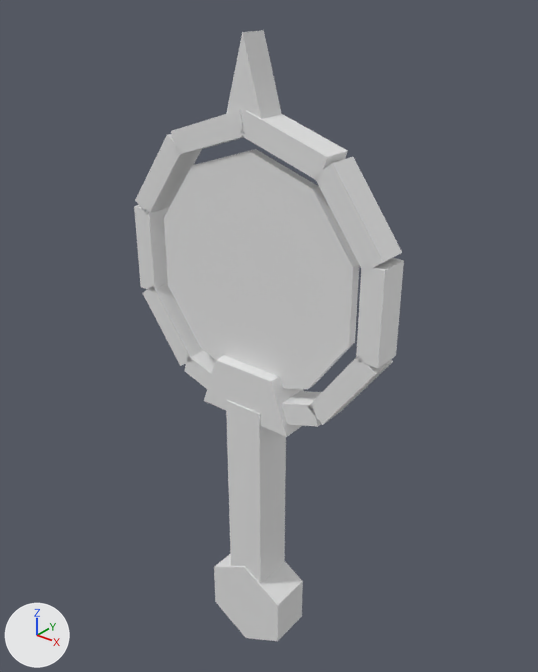
One commit to the OBJ model assets/models/items/rear_mirror.obj: the scene before it, then after it.
Before and after are seen from a 50 mm lens placed at (1.54, -1.85, 1.85), pointed at (-0.01, 0.09, 0.65). The axes (+X, +Y, +Z) are drawn at lower left. The lights are the same throughout. The picture after the commit comes second. Materials are left out; every surface is plain grey. Where no turn or scale is listed for an object, it has been applied to the vertices.

The first picture shows 'rear_mirror'.
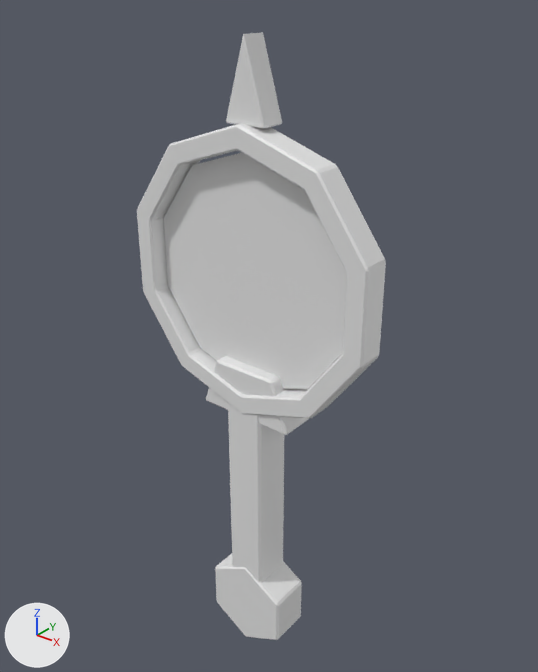
What differs and where, as boxes [x1, y1, x2, y2] in the pictures (538 x 672 px):
```json
{"object": "rear_mirror", "change": "reshaped", "before": [134, 30, 404, 641], "after": [137, 32, 386, 640], "on screen": "8% narrower"}
{"part": 1, "of": "me_rear_mirror", "change": "added", "after": [137, 123, 386, 419]}
{"part": 2, "of": "me_rear_mirror", "change": "rebuilt", "before": [226, 400, 286, 584], "after": [228, 403, 284, 582], "on screen": "7% narrower"}
{"part": 3, "of": "me_rear_mirror", "change": "rebuilt", "before": [204, 355, 304, 437], "after": [206, 356, 308, 435]}
{"part": 4, "of": "me_rear_mirror", "change": "rebuilt", "before": [226, 30, 282, 119], "after": [226, 32, 282, 128]}
{"part": 5, "of": "me_rear_mirror", "change": "deleted", "before": [134, 134, 404, 425]}
{"part": 6, "of": "me_rear_mirror", "change": "reshaped", "before": [164, 110, 359, 427], "after": [164, 153, 347, 389]}
{"part": 7, "of": "me_rear_mirror", "change": "cut back", "before": [214, 554, 303, 641], "after": [215, 553, 302, 640]}
```

Scene script edits in JSON lines:
```json
{"block": "me_rear_mirror", "where": "# used by ob_rear_mirror; location = (0.0, 0.0, 0.0)"}
{"op": "remove", "block": "me_rear_mirror", "code": "me_rear_mirror.from_pydata(...)  # 134 vertices, 141 faces; spans x -0.53..0.53, y -0.09..0.08, z -0.73..1.7"}
{"op": "add", "block": "me_rear_mirror", "code": "me_rear_mirror.from_pydata(...)  # 242 vertices, 464 faces; spans x -0.49..0.49, y -0.09..0.08, z -0.73..1.69"}
{"block": "me_rear_mirror", "change": "me_rear_mirror part 1: a new loose piece, a torus around y (ring radius 0.48, tube radius 0.06) spanning x -0.49..0.49, y -0.08..0.03, z 0.4..1.44"}
{"block": "me_rear_mirror", "change": "me_rear_mirror part 2: the loose piece of 8 vertices spanning x -0.08..0.08, y -0.08..0.08, z -0.42..0.43 is rebuilt with 24 vertices and now spans x -0.08..0.08, y -0.08..0.08, z -0.42..0.43"}
{"block": "me_rear_mirror", "change": "me_rear_mirror part 3: the loose piece of 8 vertices spanning x -0.2..0.2, y -0.07..0.08, z 0.38..0.58 is rebuilt with 24 vertices and now spans x -0.2..0.2, y -0.07..0.08, z 0.38..0.58"}
{"block": "me_rear_mirror", "change": "me_rear_mirror part 4: the loose piece of 6 vertices spanning x -0.08..0.08, y -0.05..0.05, z 1.43..1.7 is rebuilt with 18 vertices and now spans x -0.08..0.08, y -0.05..0.05, z 1.43..1.69"}
{"block": "me_rear_mirror", "change": "me_rear_mirror part 5: 6 loose pieces with 48 vertices, spanning x -0.53..0.53, y -0.05..0.06, z 0.48..1.36, are deleted"}
{"block": "me_rear_mirror", "change": "me_rear_mirror part 6"}
{"block": "me_rear_mirror", "change": "32 vertices are removed from x -0.32..0.32, y -0.05..0.06, z 0.36..1.48"}
{"block": "me_rear_mirror", "change": "58 faces are deleted"}
{"block": "me_rear_mirror", "change": "36 new faces join them"}
{"block": "me_rear_mirror", "change": "me_rear_mirror part 7"}
{"block": "me_rear_mirror", "change": "4 vertices are removed from x 0.0, y -0.09..0.08, z -0.73..-0.33"}
{"block": "me_rear_mirror", "change": "14 faces are deleted"}
{"block": "me_rear_mirror", "change": "8 vertices move within x -0.17..0.17, y -0.09..0.08, z -0.63..-0.43"}
{"block": "me_rear_mirror", "change": "28 vertices are added at x -0.17..0.17, y -0.09..0.08, z -0.73..-0.33"}
{"block": "me_rear_mirror", "change": "68 new faces join them"}
```
